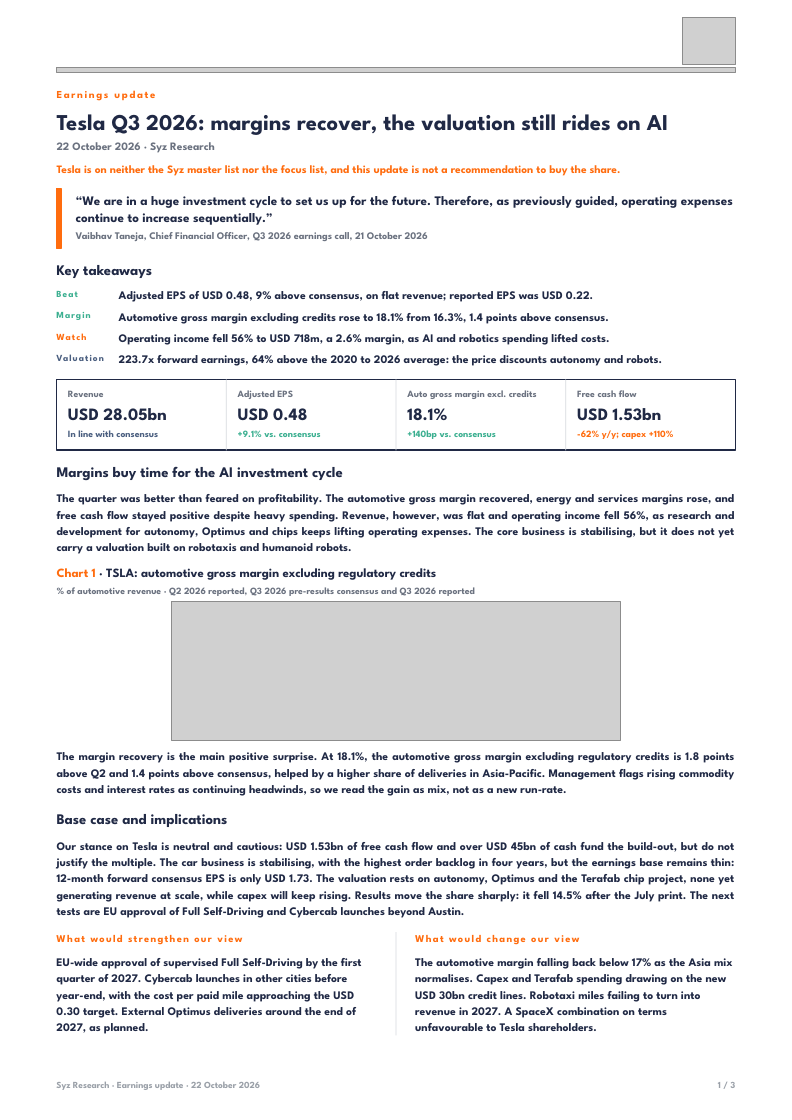
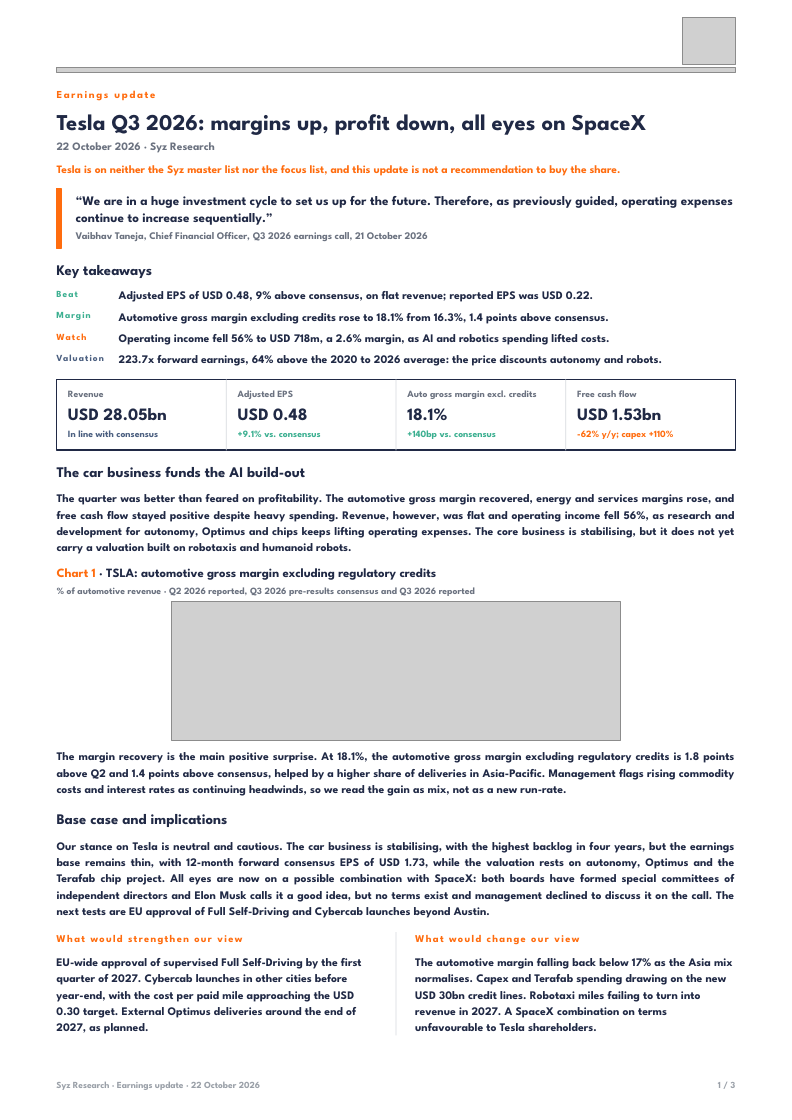
Before and after one commit to jb-db05/adhoc_Equity, a slide deck: slide 1 of notes/2026-10-21-tesla-q3-results/syz-earnings/out/Earnings_Update_TSLA_Q32026.pptx. Drawn at 792x1120 pixels with LibreOffice and Linux fonts; fonts in the diff are those of the drawing; grey boxes stand for pictures. Boxes give left, top, right and bottom in pixels: in the first picture for what was removed or moved away, otherwise in the second. Text is boxed around its words. In the diff, an @@ line names an element or a change of style, - is before the commit and + after.

```diff
--- a/notes/2026-10-21-tesla-q3-results/syz-earnings/out/Earnings_Update_TSLA_Q32026.pptx
+++ b/notes/2026-10-21-tesla-q3-results/syz-earnings/out/Earnings_Update_TSLA_Q32026.pptx
@@ text at <box>57,114,647,135</box>: text changed @@
-Tesla Q3 2026: margins recover, the valuation still rides on AI
+Tesla Q3 2026: margins up, profit down, all eyes on SpaceX
@@ text at <box>57,467,305,477</box>: text changed @@
-Margins buy time for the AI investment cycle
+The car business funds the AI build-out
@@ text at <box>57,842,734,918</box>: text changed @@
-Our stance on Tesla is neutral and cautious: USD 1.53bn of free cash flow and over USD 45bn of cash fund the build-out, but do not justify the multiple. The car business is stabilising, with the highest order backlog in four years, but the earnings base remains thin: 12-month forward consensus EPS is only USD 1.73. The valuation rests on autonomy, Optimus and the Terafab chip project, none yet generating revenue at scale, while capex will keep rising. Results move the share sharply: it fell 14.5% after the July print. The next tests are EU approval of Full Self-Driving and Cybercab launches beyond Austin.
+Our stance on Tesla is neutral and cautious. The car business is stabilising, with the highest backlog in four years, but the earnings base remains thin, with 12-month forward consensus EPS of USD 1.73, while the valuation rests on autonomy, Optimus and the Terafab chip project. All eyes are now on a possible combination with SpaceX: both boards have formed special committees of independent directors and Elon Musk calls it a good idea, but no terms exist and management declined to discuss it on the call. The next tests are EU approval of Full Self-Driving and Cybercab launches beyond Austin.
```
Also in this commit, not shown: 1 other slide changed, 3 other files.
